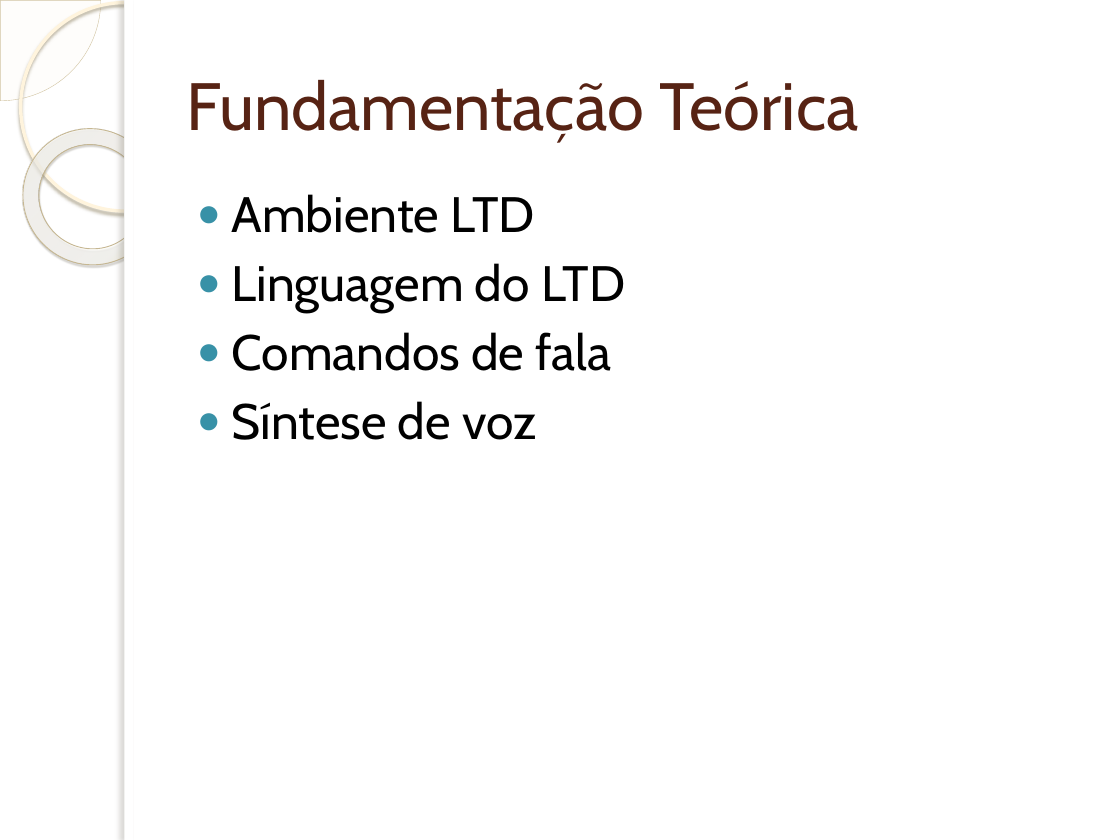
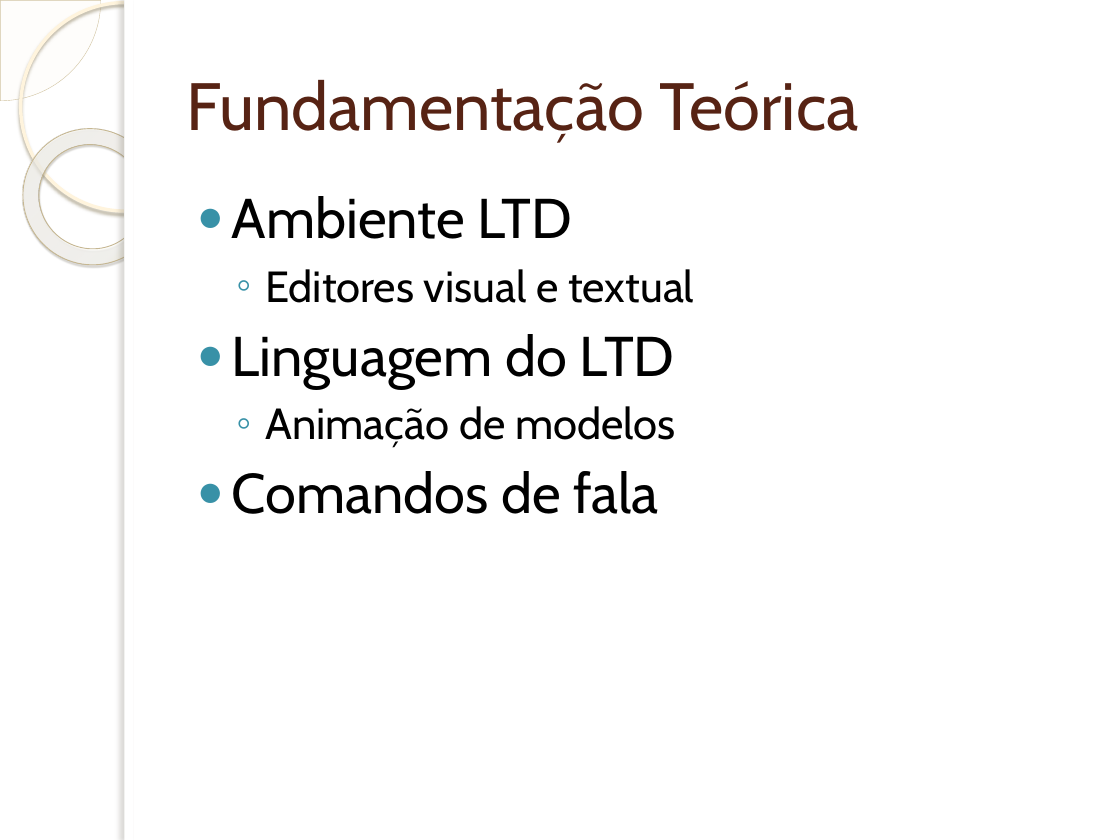
Before and after one commit to wendeldavid/soundwave, a slide deck: slide 4 of docs/tcc/Implementação de Suporta à Programação e Interpretação da.pptx. Drawn at 1120x840 pixels with LibreOffice and Linux fonts; fonts in the diff are those of the drawing; background and template pictures are left out. Boxes give left, top, right and bottom in pixels: in the first picture for what was removed or moved away, otherwise in the second. Text is boxed around its words. In the diff, an @@ line names an element or a change of style, - is before the commit and + after.

```diff
--- a/docs/tcc/Implementação de Suporta à Programação e Interpretação da.pptx
+++ b/docs/tcc/Implementação de Suporta à Programação e Interpretação da.pptx
@@ text at [232,196,675,514]: size 32 to 36 pt in "Ambiente LTD", "Linguagem do LTD", "Comandos de fala" @@
@@ text at [265,269,694,303]: paragraph added @@
+  ◦ Editores visual e textual
@@ text at [232,401,536,440]: paragraph removed @@
-● Síntese de voz
@@ text at [265,406,676,448]: paragraph added @@
+  ◦ Animação de modelos
```
Also in this commit, not shown: 2 other slides changed, 9 slides added, 1 slide removed.
